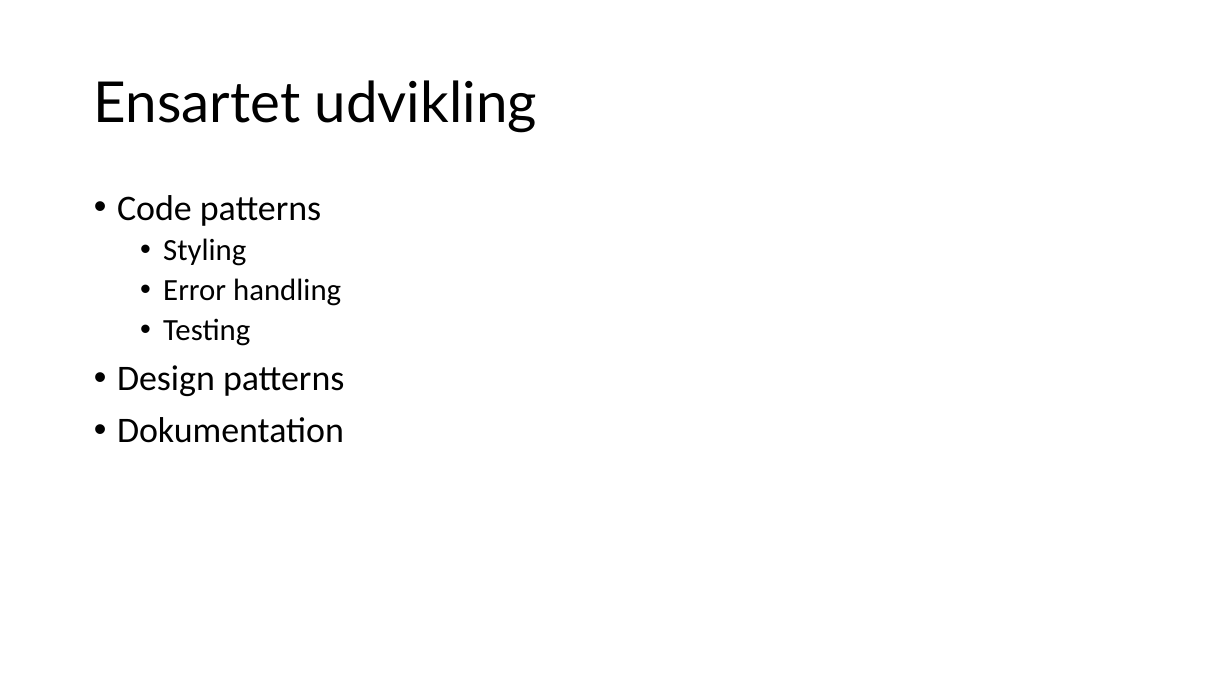
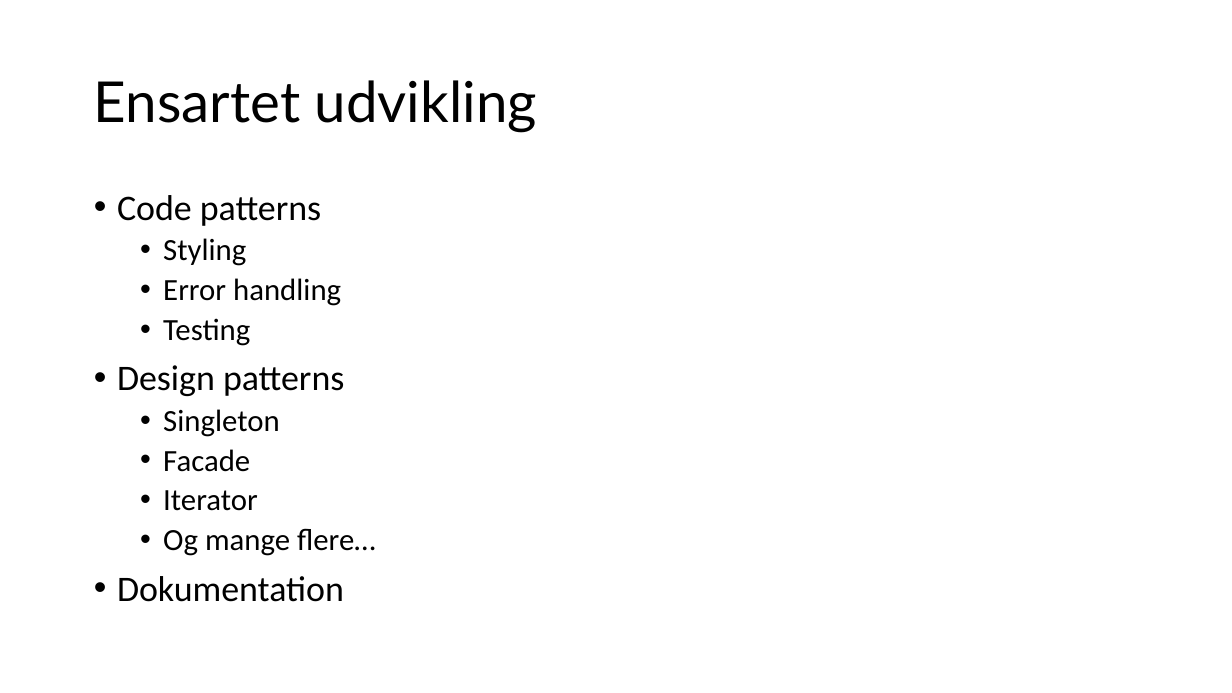
Before and after one commit to Kristiansax/kea-software-security-exam-slides, a slide deck: slide 4 of 6 - Forbedret sikkerhed med opbygning af software i komponenter.pptx. Drawn at 1232x693 pixels with LibreOffice and Linux fonts; fonts in the diff are those of the drawing. Boxes give left, top, right and bottom in pixels: in the first picture for what was removed or moved away, otherwise in the second. Text is boxed around its words. In the diff, an @@ line names an element or a change of style, - is before the commit and + after.

```diff
--- a/6 - Forbedret sikkerhed med opbygning af software i komponenter.pptx
+++ b/6 - Forbedret sikkerhed med opbygning af software i komponenter.pptx
@@ text at (163,409,376,556): paragraphs added @@
+  • Singleton
+  • Facade
+  • Iterator
+  • Og mange flere…
```
Also in this commit, not shown: 2 other files.
